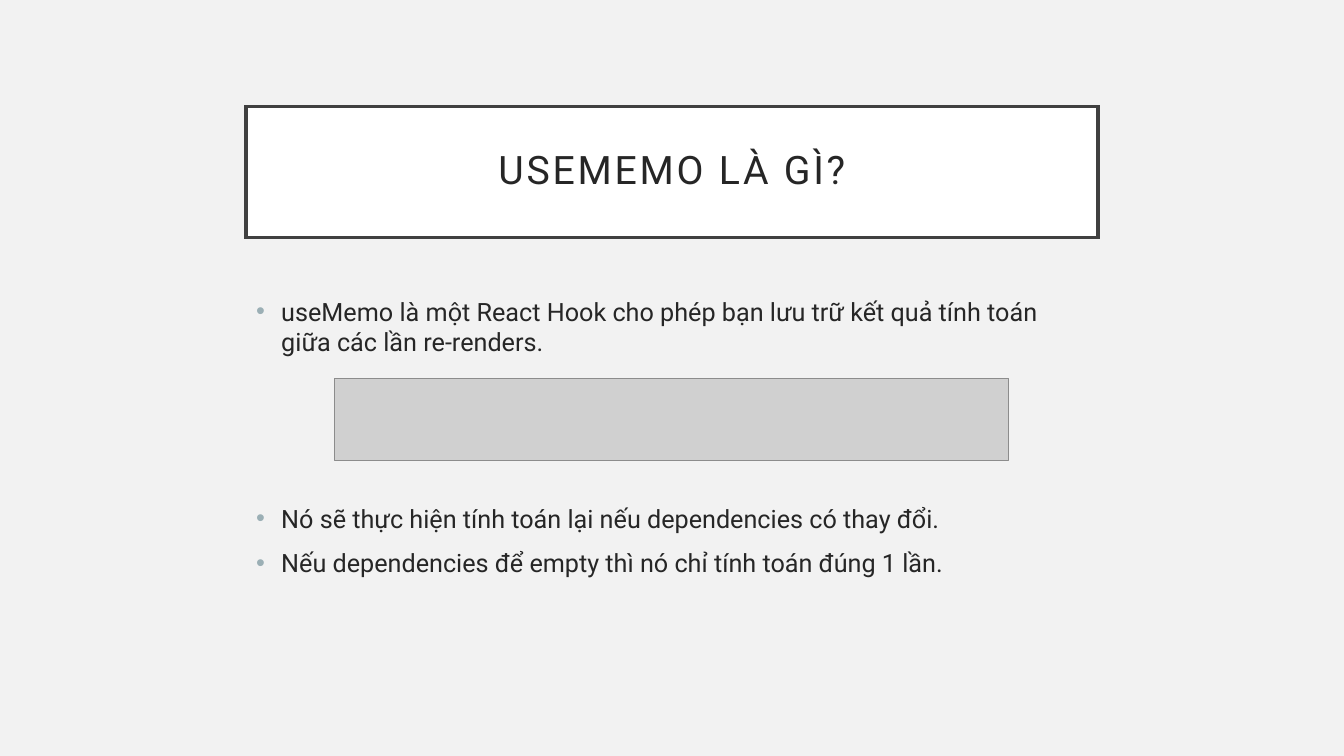
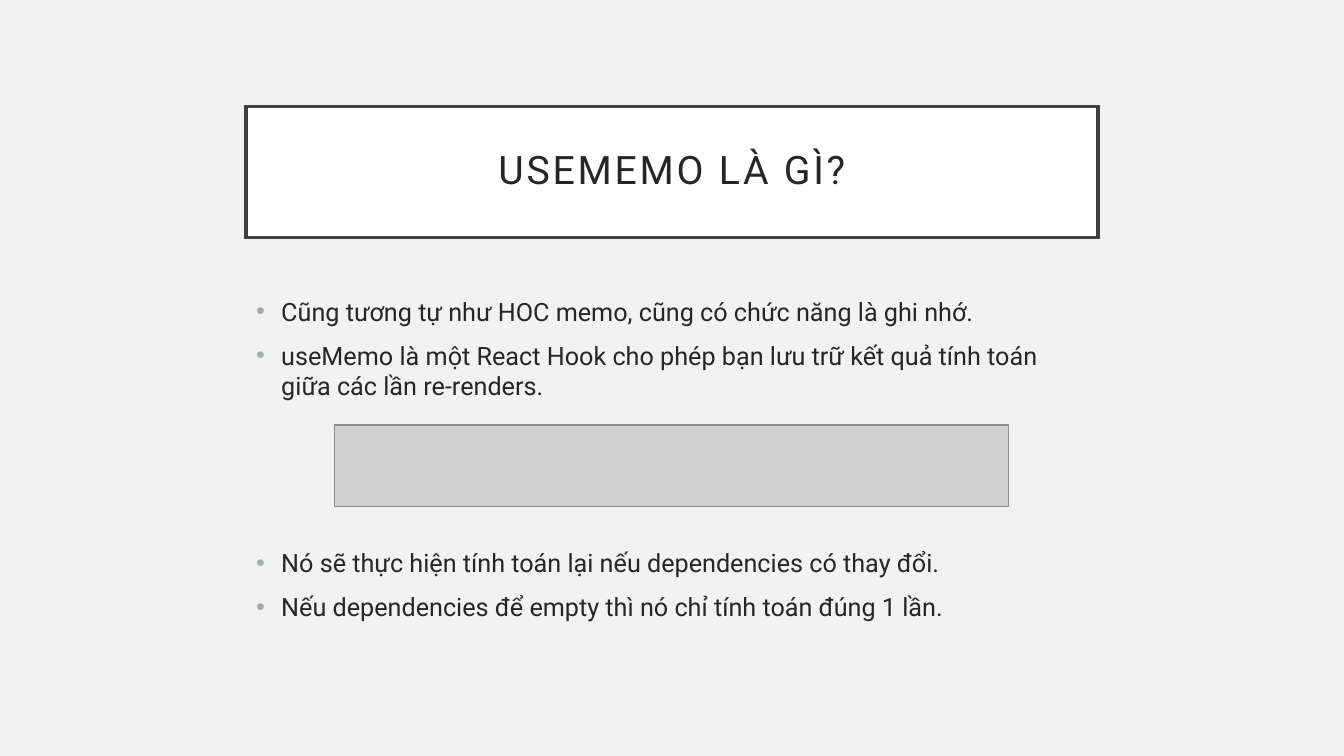
Before and after one commit to sobbingwind/React, a slide deck: slide 4 of 20_useMemo.pptx (slide 6 before the commit). Drawn at 1344x756 pixels with LibreOffice and Linux fonts; fonts in the diff are those of the drawing; grey boxes stand for pictures. Boxes give left, top, right and bottom in pixels: in the first picture for what was removed or moved away, otherwise in the second. Text is boxed around its words. In the diff, an @@ line names an element or a change of style, - is before the commit and + after.

```diff
--- a/20_useMemo.pptx
+++ b/20_useMemo.pptx
@@ text at box(281, 302, 973, 327): paragraph added @@
+• Cũng tương tự như HOC memo, cũng có chức năng là ghi nhớ.
@@ picture: place and size @@
-picture at box(335, 378, 1009, 460)
+picture at box(335, 425, 1009, 507)
```
Also in this commit, not shown: 4 slides added, 8 slides removed.
